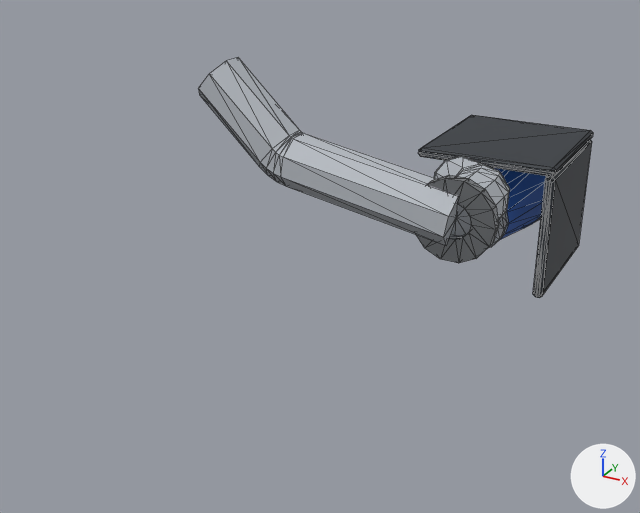
The glTF model assets/parts/intake/cold_air_intake/vortex_r.glb: old version first, new version second.
Camera for both pictures: a camera (50 mm lens) standing at (0.599, -0.845, 0.222) and looking at (0.095, 0.071, -0.236). The axes (+X, +Y, +Z) are drawn at lower right. The lights are the same throughout. The picture after the commit comes second. Mesh edges are drawn as thin lines. Vertices at exactly the same position are counted once.

Objects in the first picture: 'model'.
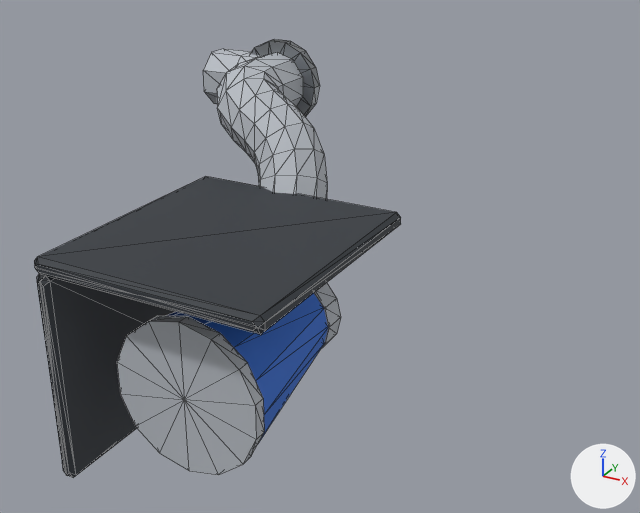
What changed in the scene script:
```text
Change me_model:
    used by ob_model
    remove me_model.from_pydata(...)  # 388 vertices, 760 faces; spans x -0.53..0.53, y -1.0..1.0, z -0.61..0.61
    add me_model.from_pydata(...)  # 364 vertices, 712 faces; spans x -0.72..0.72, y -1.0..1.0, z -0.79..0.79
    me_model part 1: the loose piece of 56 vertices spanning x 0.26..0.53, y -0.95..-0.91, z 0.07..0.33 is turned 180 degrees about the z axis through its middle and scaled by 1.66, then moved by (-0.73, 1.82, 0.36)
    me_model part 2: the loose piece of 59 vertices spanning x -0.16..0.25, y 0.41..0.9, z -0.53..-0.11 is turned 180 degrees about the z axis through its middle and scaled by 1.66, then moved by (0.19, -1.08, 0.02)
    me_model part 3: the loose piece of 56 vertices spanning x -0.08..0.18, y 0.35..0.42, z -0.45..-0.19 is turned -180 degrees about the z axis through its middle and scaled by 1.66, then moved by (0.19, -0.36, 0.02)
    me_model part 4: the loose piece of 66 vertices spanning x -0.24..0.4, y 0.3..1.0, z -0.61..0.01 is turned -180 degrees about the z axis through its middle and scaled by 1.66, then moved by (0.12, -1.07, 0.03)
    me_model part 5: a new loose piece of 127 vertices spanning x -0.72..0.4, y -0.18..1.0, z -0.4..0.73, in mat_car_atlas (picture img_car_atlas)
    me_model part 6
    151 vertices are removed from x -0.53..0.49, y -1.0..0.47, z -0.41..0.61
    296 faces are deleted
Change ob_model:
    ob_model.location: (0.164, 0.315, -0.189) -> (0.15, -0.178, -0.117)
    ob_model.scale: (0.345, 0.345, 0.345) -> (0.207, 0.207, 0.207)
```

Boxes (x1, y1, x2, y2) around the edits, measured in the pictures (640 x 513 px; the box of a moved part takes in the faces that stretch with it):
'model', reshaped, moved, rescaled (7% narrower, 82% taller)
    before: (198, 57, 593, 298)
    after: (34, 39, 401, 478)
part 1 of me_model, moved or reshaped
    before: (416, 175, 499, 263)
    after: (251, 39, 320, 117)
part 2 of me_model, moved or reshaped
    before: (494, 168, 547, 239)
    after: (117, 293, 328, 475)
part 3 of me_model, moved or reshaped (mostly hidden before)
    before: (489, 211, 509, 248)
    after: (314, 283, 341, 349)
part 4 of me_model, moved or reshaped
    before: (418, 115, 593, 298)
    after: (34, 177, 401, 478)
part 5 of me_model, added
    after: (203, 49, 327, 199)
part 6 of me_model, deleted
    before: (198, 57, 510, 246)
